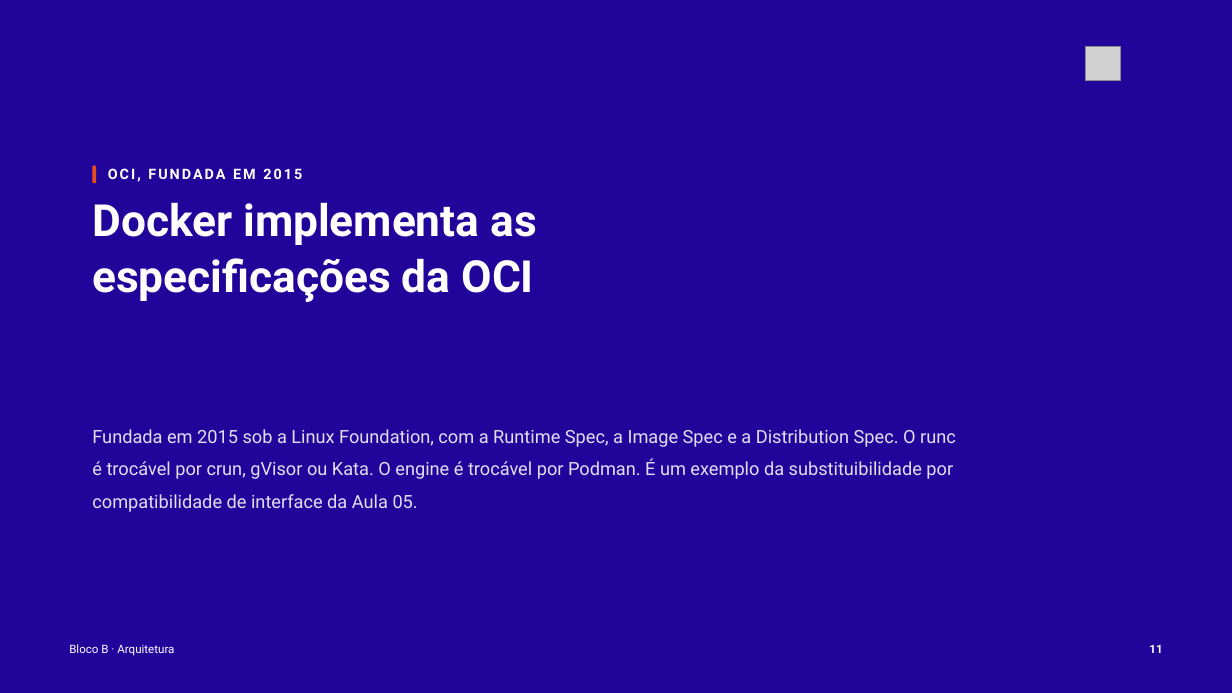
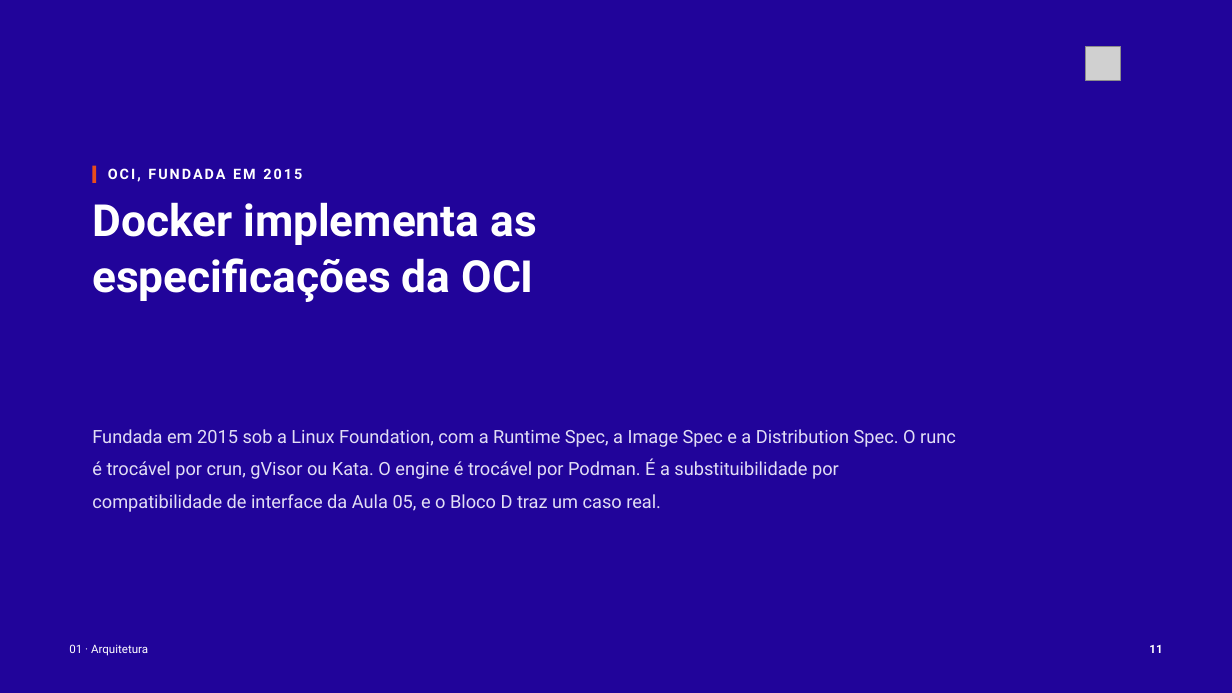
Before and after one commit to tcpassos/invite-app, a slide deck: slide 11 of trabalhos/T1-Docker-Invite-People.pptx. Drawn at 1232x693 pixels with LibreOffice and Linux fonts; fonts in the diff are those of the drawing; grey boxes stand for pictures. Boxes give left, top, right and bottom in pixels: in the first picture for what was removed or moved away, otherwise in the second. Text is boxed around its words. In the diff, an @@ line names an element or a change of style, - is before the commit and + after.

```diff
--- a/trabalhos/T1-Docker-Invite-People.pptx
+++ b/trabalhos/T1-Docker-Invite-People.pptx
@@ text at <box>92,429,956,512</box>: text changed @@
-Fundada em 2015 sob a Linux Foundation, com a Runtime Spec, a Image Spec e a Distribution Spec. O runc é trocável por crun, gVisor ou Kata. O engine é trocável por Podman. É um exemplo da substituibilidade por compatibilidade de interface da Aula 05.
+Fundada em 2015 sob a Linux Foundation, com a Runtime Spec, a Image Spec e a Distribution Spec. O runc é trocável por crun, gVisor ou Kata. O engine é trocável por Podman. É a substituibilidade por compatibilidade de interface da Aula 05, e o Bloco D traz um caso real.
@@ text at <box>69,644,148,656</box>: text changed @@
-Bloco B · Arquitetura
+01 · Arquitetura
```
Also in this commit, not shown: 29 other slides changed, 33 other files.
